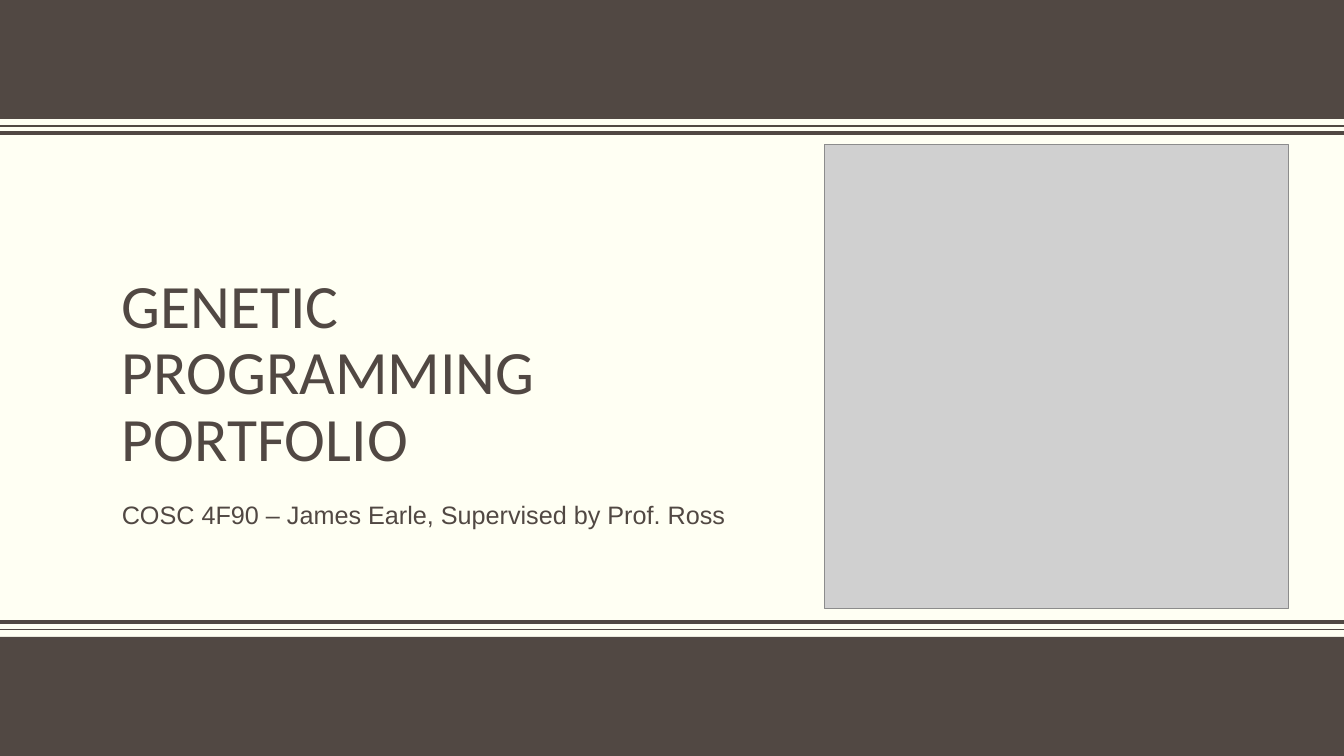
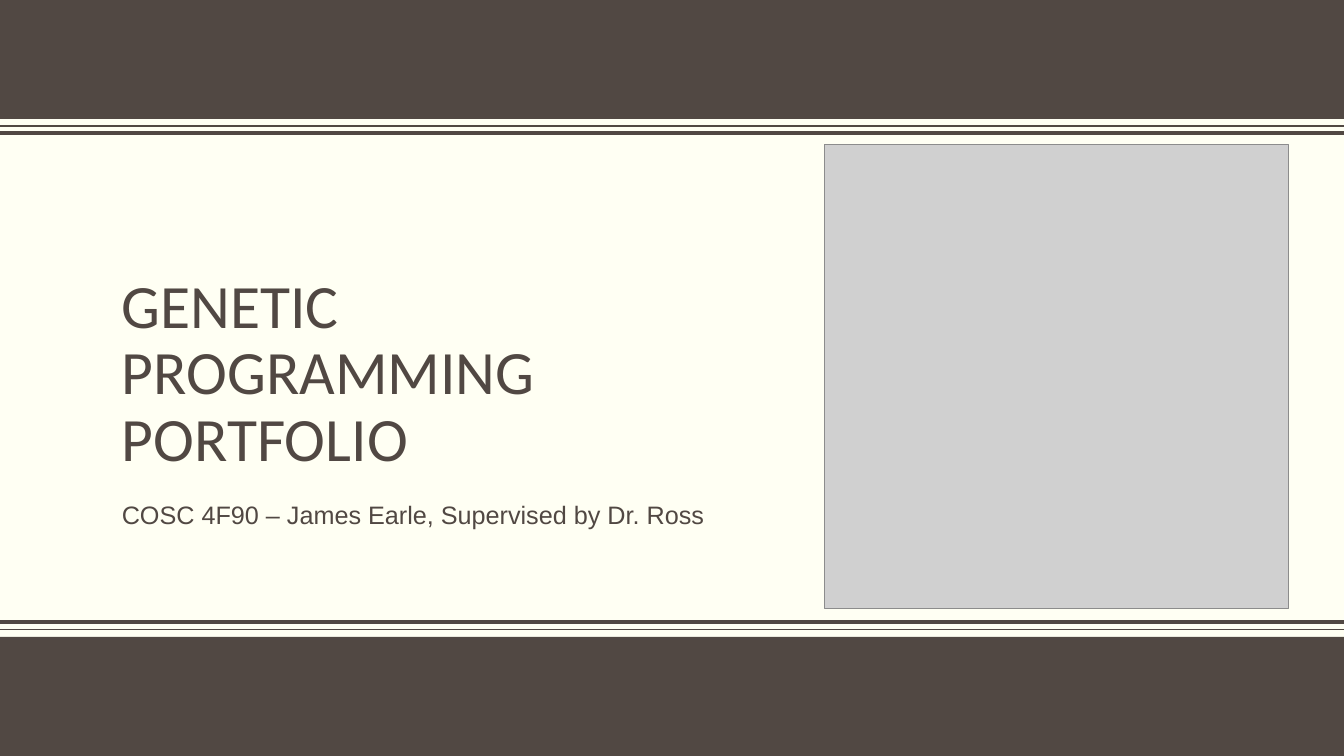
Before and after one commit to JamesEarle/GPP, a slide deck: slide 1 of GPP_Defense.pptx. Drawn at 1344x756 pixels with LibreOffice and Linux fonts; fonts in the diff are those of the drawing; grey boxes stand for pictures; background and template pictures are left out. Boxes give left, top, right and bottom in pixels: in the first picture for what was removed or moved away, otherwise in the second. Text is boxed around its words. In the diff, an @@ line names an element or a change of style, - is before the commit and + after.

```diff
--- a/GPP_Defense.pptx
+++ b/GPP_Defense.pptx
@@ subtitle at box(122, 505, 704, 529): text changed @@
-COSC 4F90 – James Earle, Supervised by Prof. Ross
+COSC 4F90 – James Earle, Supervised by Dr. Ross
```
Also in this commit, not shown: 6 slides added, 4 slides removed, 1 other file.
